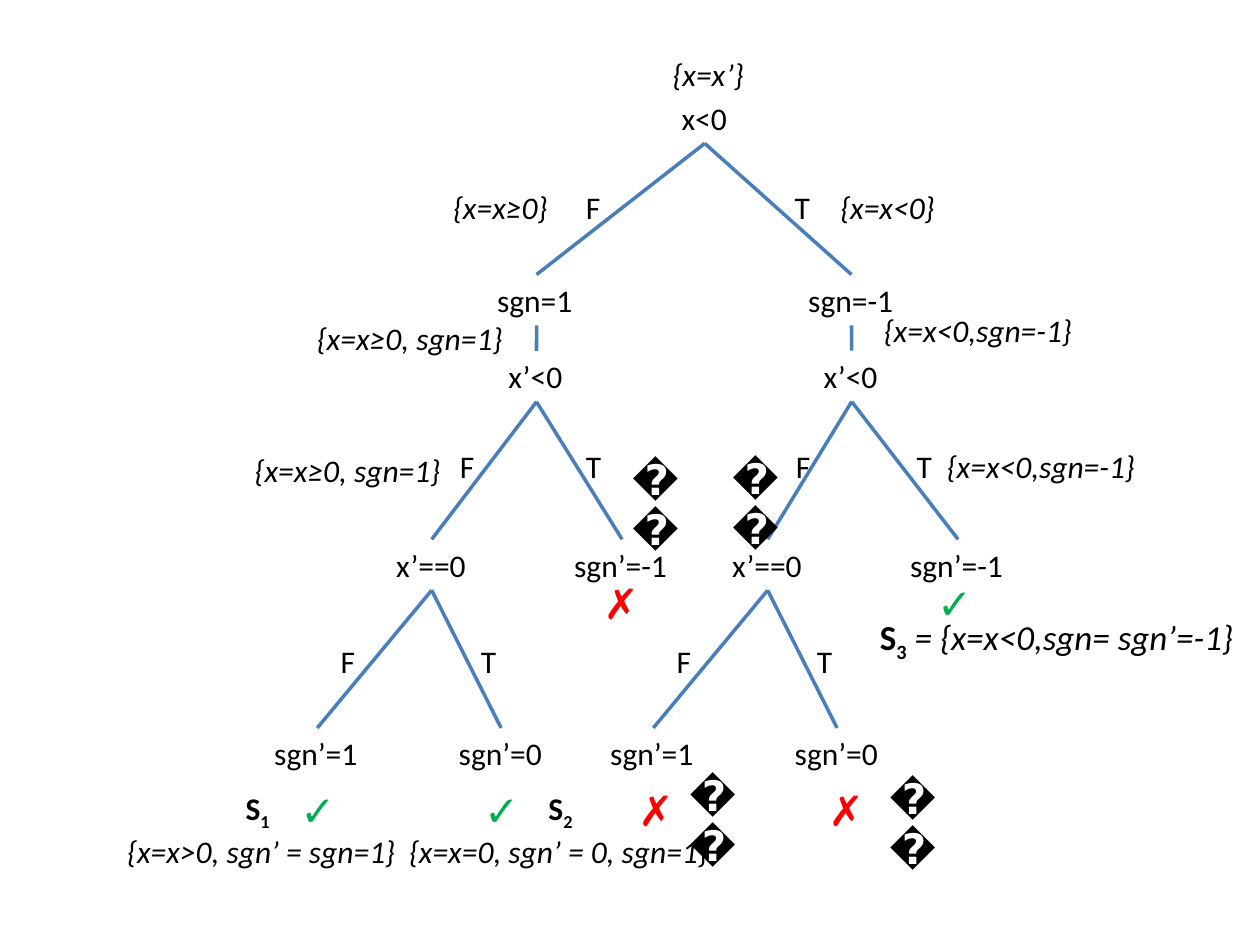
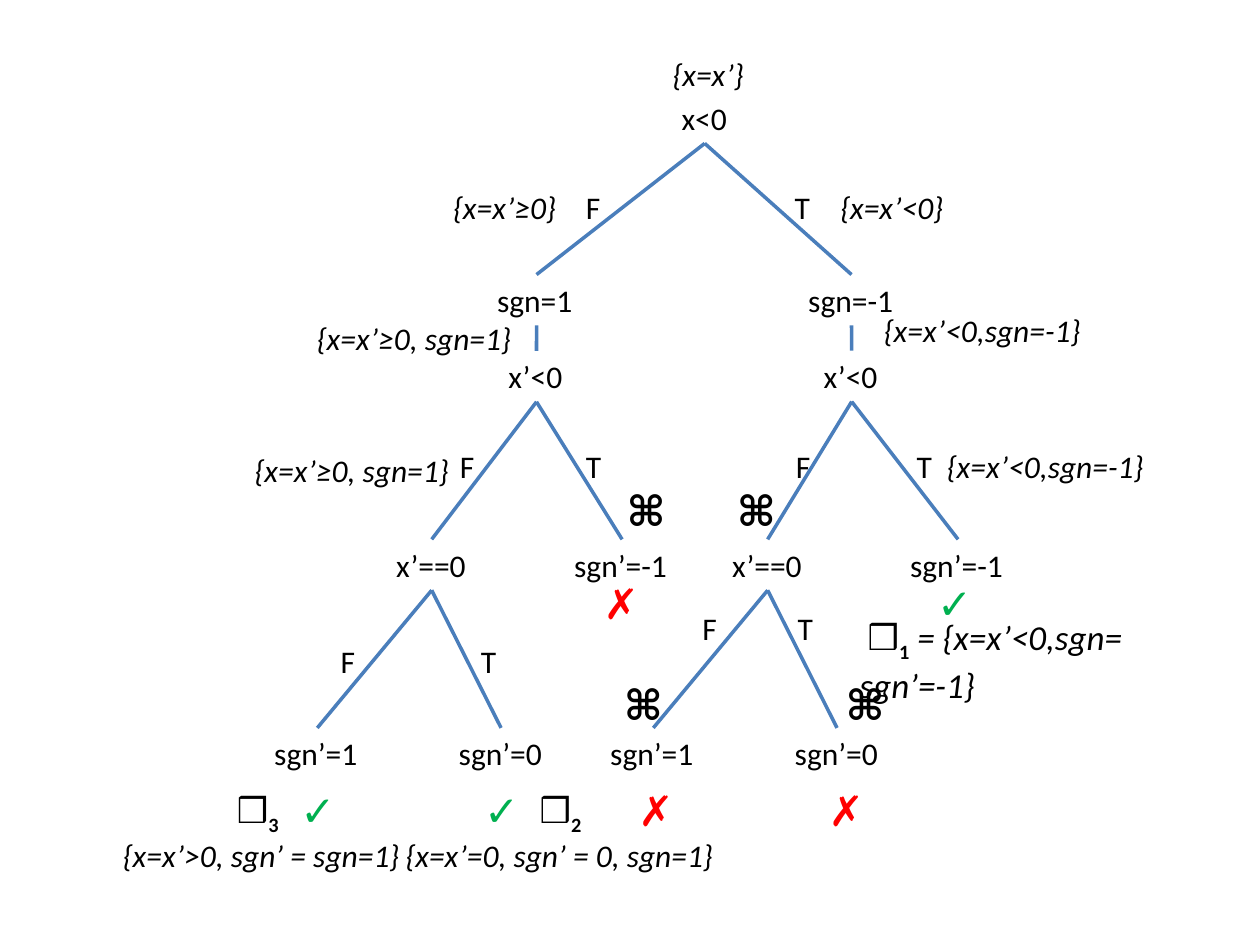
Before and after one commit to tech-srl/differential, a slide deck: slide 1 of Doc/figures/sign-graph-joint.pptx. Drawn at 1260x945 pixels with LibreOffice and Linux fonts; fonts in the diff are those of the drawing. Boxes give left, top, right and bottom in pixels: in the first picture for what was removed or moved away, otherwise in the second. Text is boxed around its words. In the diff, an @@ line names an element or a change of style, - is before the commit and + after.

```diff
--- a/Doc/figures/sign-graph-joint.pptx
+++ b/Doc/figures/sign-graph-joint.pptx
@@ text at (453, 196, 556, 224): text changed @@
-{x=x≥0}
+{x=x’≥0}
@@ text at (840, 196, 943, 224): text changed @@
-{x=x<0}
+{x=x’<0}
@@ text at (317, 327, 511, 356): text changed @@
-{x=x≥0, sgn=1}
+{x=x’≥0, sgn=1}
@@ text at (884, 319, 1081, 348): text changed @@
-{x=x<0,sgn=-1}
+{x=x’<0,sgn=-1}
@@ text at (255, 459, 449, 488): text changed @@
-{x=x≥0, sgn=1}
+{x=x’≥0, sgn=1}
@@ text at (615, 478, 664, 541): text changed @@
-👌
+⌘
@@ text at (724, 478, 774, 541): text changed @@
-👌
+⌘
@@ text at (947, 455, 1144, 484): text changed @@
-{x=x<0,sgn=-1}
+{x=x’<0,sgn=-1}
@@ text "F": place and size @@
-text "F" at (677, 652, 691, 673)
+text "F" at (702, 619, 716, 640)
@@ text "T" rewrapped from (817, 652, 832, 673) to (798, 619, 813, 648) @@
@@ text at (860, 624, 1122, 707): text changed @@
-S3 = {x=x<0,sgn= sgn’=-1}
+❒1 = {x=x’<0,sgn= sgn’=-1}
@@ text at (611, 672, 660, 735): text changed @@
-👌
+⌘
@@ text at (833, 672, 882, 735): text changed @@
-👌
+⌘
@@ text at (123, 818, 399, 873): text changed @@
-S1
-{x=x>0, sgn’ = sgn=1}
+❒3
+{x=x’>0, sgn’ = sgn=1}
@@ text at (406, 818, 713, 873): text changed @@
-S2
-{x=x=0, sgn’ = 0, sgn=1}
+❒2
+{x=x’=0, sgn’ = 0, sgn=1}
```
Also in this commit, not shown: 6 other files.
